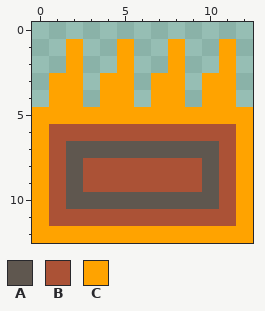
Two states of a pixel-art file, src/textures/spritesheets/space/factory_building.aseprite. That is the earlier state.
13x13 pixels, 1 frame.
Palette (. is transparent): A #5f574f  B #ab5236  C #ffa300
After the commit:
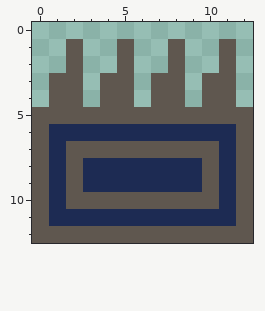
Log entry: Better indication of factory status, level progress
The exact change:
Colour B changes from #ab5236 to #1d2b53.
Colour A replaces colour C in rows 1 to 2 at x 2, 5, 8 and 11; in rows 3 to 4 at x 1 to 2, 4 to 5, 7 to 8 and 10 to 11; in row 5 at x 0 to 12; in rows 6 to 11 at x 0 and 12; in row 12 at x 0 to 12.
Boxes around the changes in both pictures, in picture pixels (x1, y1, x2, y2):
changed: (32, 39, 253, 243)
